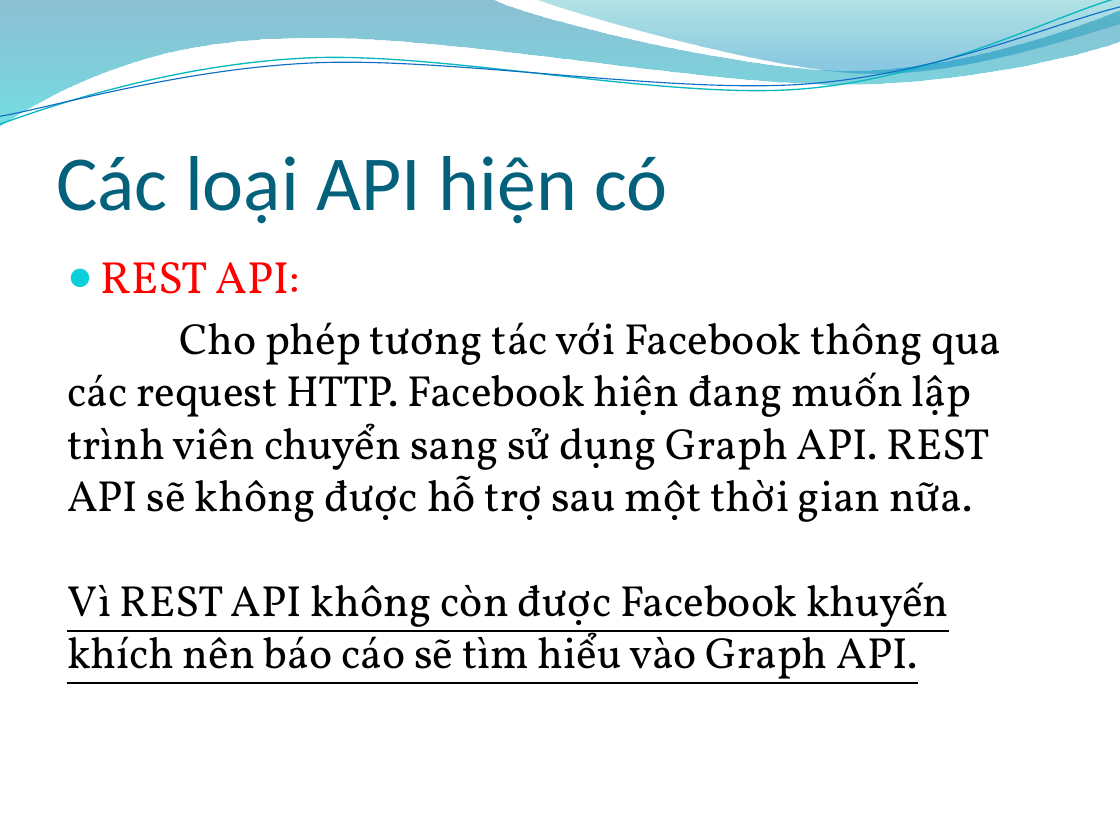
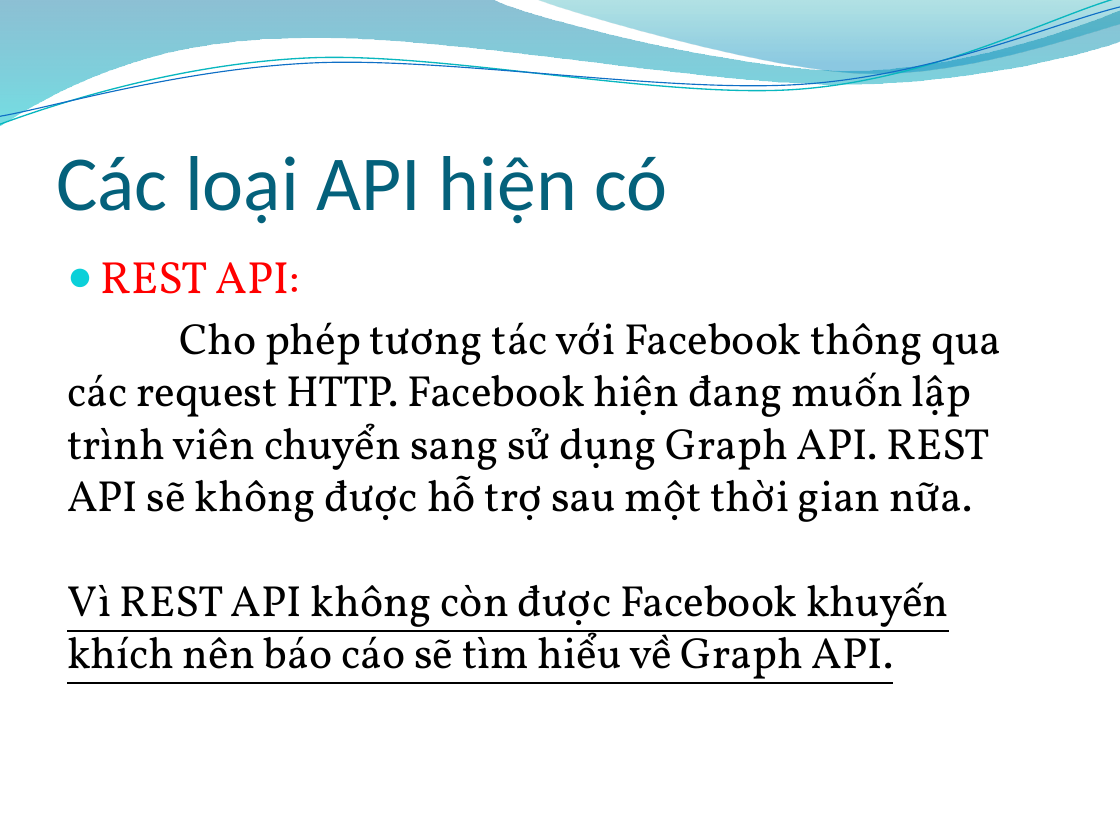
Before and after one commit to tuankit/web-api-project, a slide deck: slide 9 of 0912397_0912403_0912409_FacebookAPI_8.5/Slide/Facebook API.pptx. Drawn at 1120x840 pixels with LibreOffice and Linux fonts; fonts in the diff are those of the drawing; background and template pictures are left out. Boxes give left, top, right and bottom in pixels: in the first picture for what was removed or moved away, otherwise in the second. Text is boxed around its words. In the diff, an @@ line names an element or a change of style, - is before the commit and + after.

```diff
--- a/0912397_0912403_0912409_FacebookAPI_8.5/Slide/Facebook API.pptx
+++ b/0912397_0912403_0912409_FacebookAPI_8.5/Slide/Facebook API.pptx
@@ text at [67,582,949,684]: text changed @@
-Vì REST API không còn được Facebook khuyến khích nên báo cáo sẽ tìm hiểu vào Graph API.
+Vì REST API không còn được Facebook khuyến khích nên báo cáo sẽ tìm hiểu về Graph API.
```
Also in this commit, not shown: 5 other slides changed, 2 other files.
